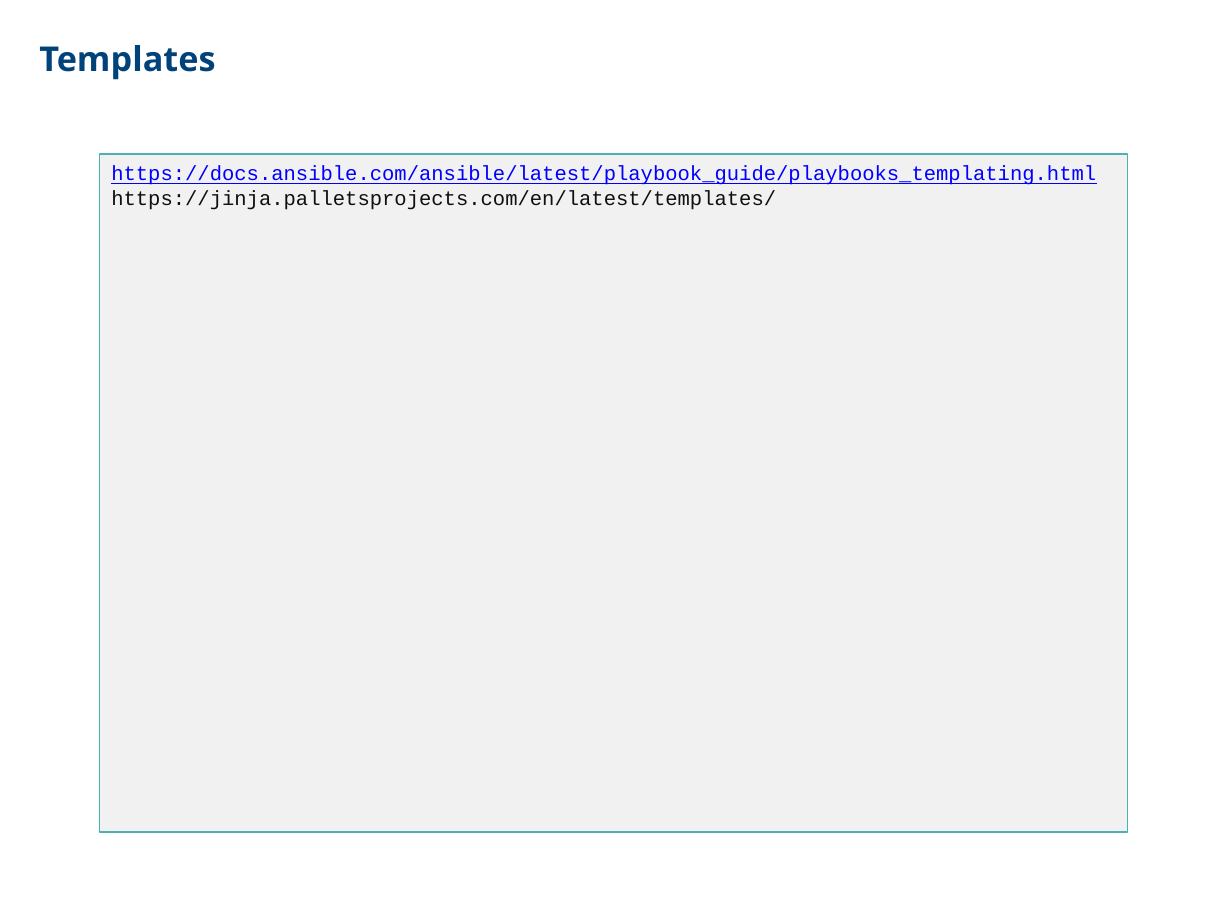
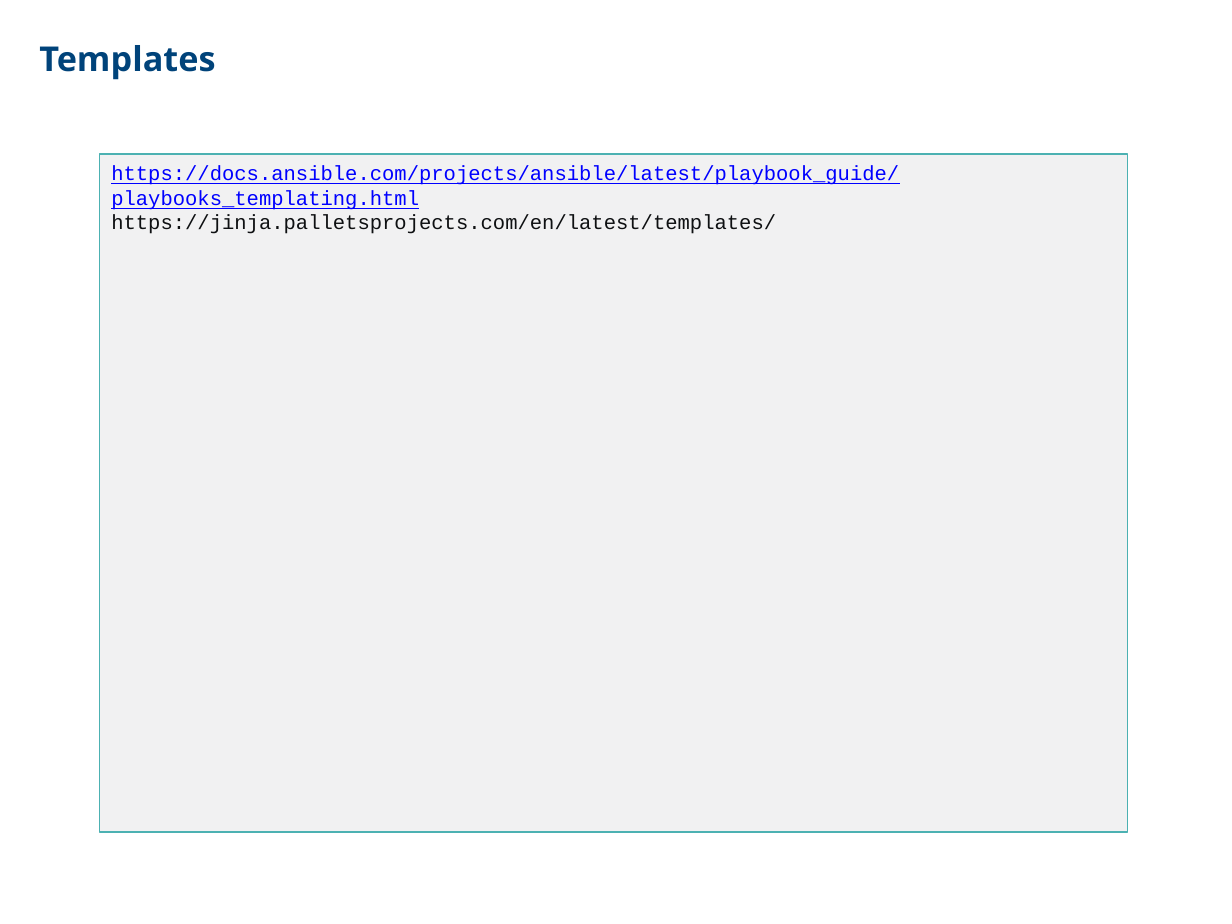
Before and after one commit to CCoupel/ansible-training, a slide deck: slide 120 of Ansible Training.pptx. Drawn at 1232x924 pixels with LibreOffice and Linux fonts; fonts in the diff are those of the drawing. Boxes give left, top, right and bottom in pixels: in the first picture for what was removed or moved away, otherwise in the second. Text is boxed around its words. In the diff, an @@ line names an element or a change of style, - is before the commit and + after.

```diff
--- a/Ansible Training.pptx
+++ b/Ansible Training.pptx
@@ text in freeform shape at (x1=111, y1=165, x2=899, y2=234): text changed @@
-https://docs.ansible.com/ansible/latest/playbook_guide/playbooks_templating.html
-https://jinja.palletsprojects.com/en/latest/templates/
+https://docs.ansible.com/projects/ansible/latest/playbook_guide/playbooks_templating.html
+https://jinja.palletsprojects.com/en/latest/templates/
```
Also in this commit, not shown: 3 other slides changed.
